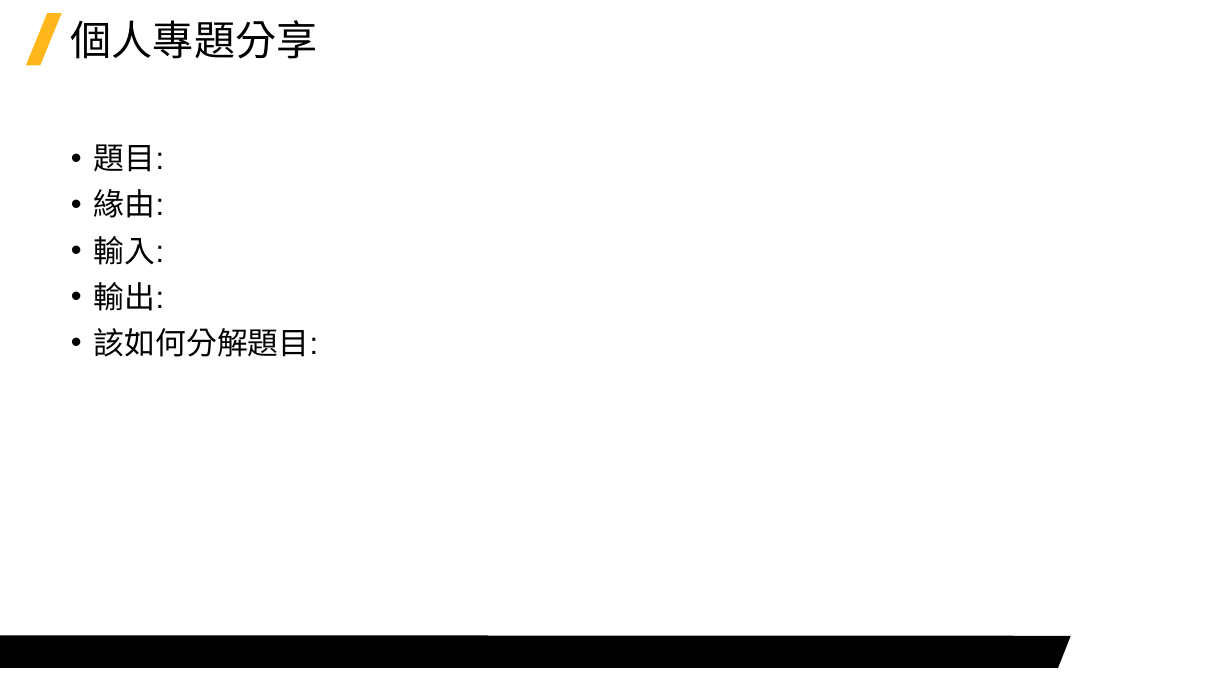
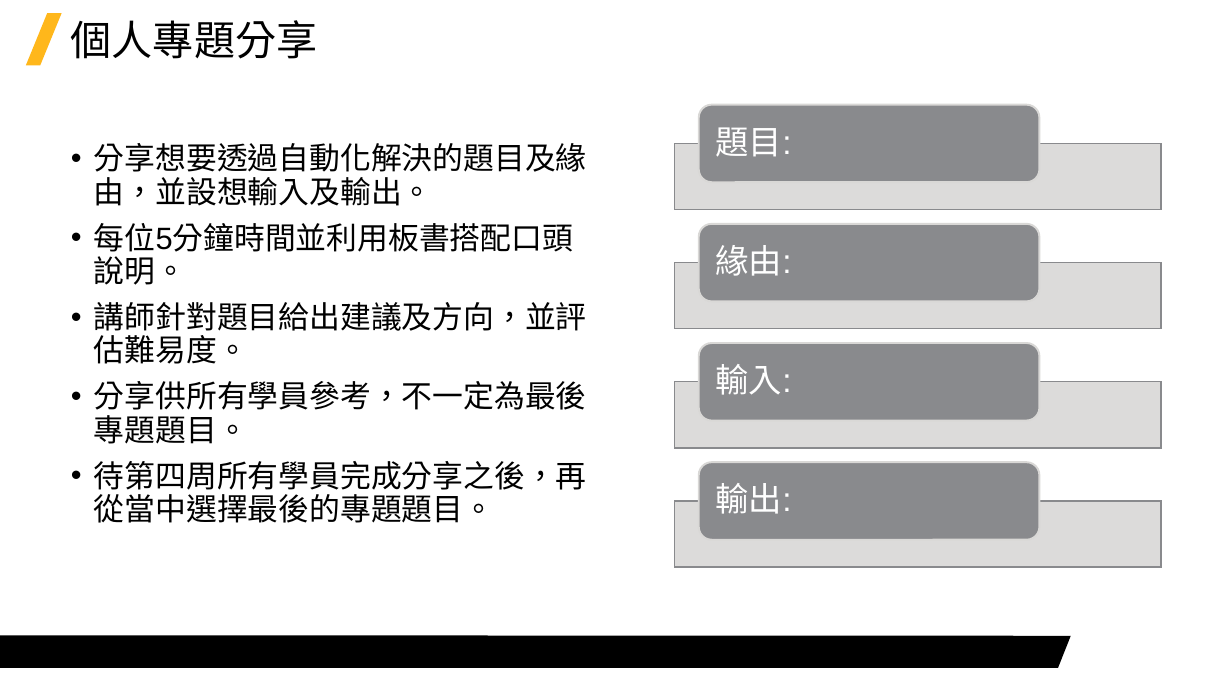
Before and after one commit to Jerrick-cheng/AEDT-Automation-Camp, a slide deck: slide 18 of 上課教材/Week3.pptx (slide 17 before the commit). Drawn at 1232x693 pixels with LibreOffice and Linux fonts; fonts in the diff are those of the drawing; background and template pictures are left out. Boxes give left, top, right and bottom in pixels: in the first picture for what was removed or moved away, otherwise in the second. Text is boxed around its words. In the diff, an @@ line names an element or a change of style, - is before the commit and + after.

```diff
--- a/上課教材/Week3.pptx
+++ b/上課教材/Week3.pptx
@@ text removed at (x1=94, y1=144, x2=318, y2=357) @@
-• 題目:
-• 緣由:
-• 輸入:
-• 輸出:
-• 該如何分解題目:
@@ text added at (x1=94, y1=143, x2=587, y2=523), 24 pt, text #000000 @@
+• 分享想要透過自動化解決的題目及緣由，並設想輸入及輸出。
+• 每位5分鐘時間並利用板書搭配口頭說明。
+• 講師針對題目給出建議及方向，並評估難易度。
+• 分享供所有學員參考，不一定為最後專題題目。
+• 待第四周所有學員完成分享之後，再從當中選擇最後的專題題目。
@@ group added at (x1=675, y1=104, x2=1162, y2=567): 4 rectangles, 4 rounded rectangles, 4 texts @@
+題目:
+緣由:
+輸入:
+輸出:
```
Also in this commit, not shown: 1 other slide changed, 1 slide added, 2 other files.
